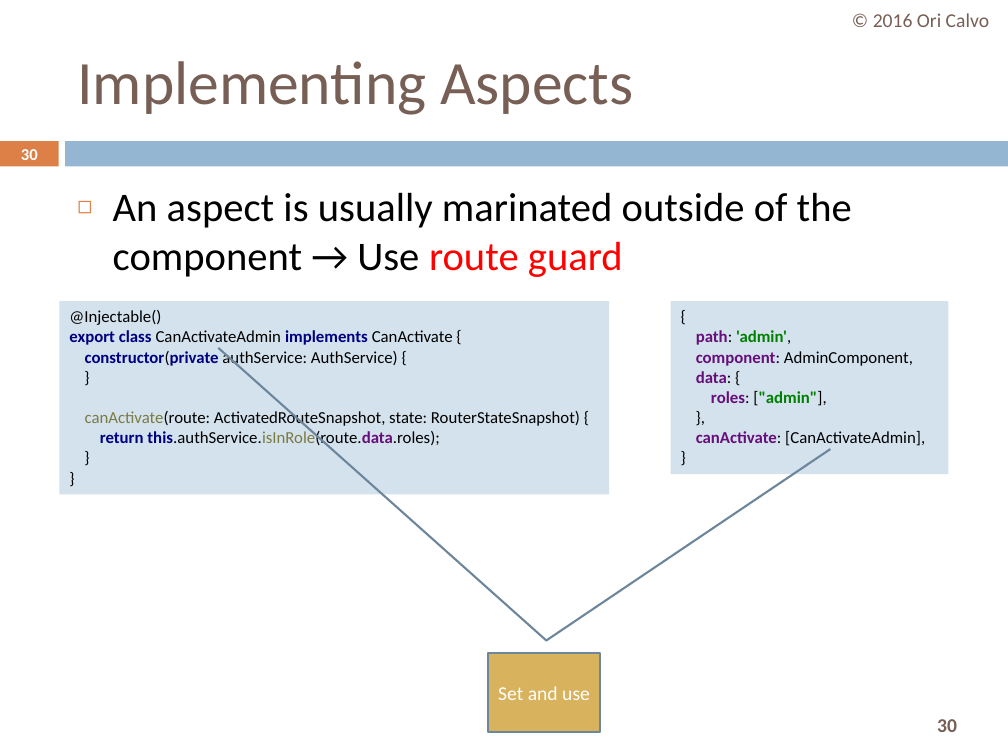
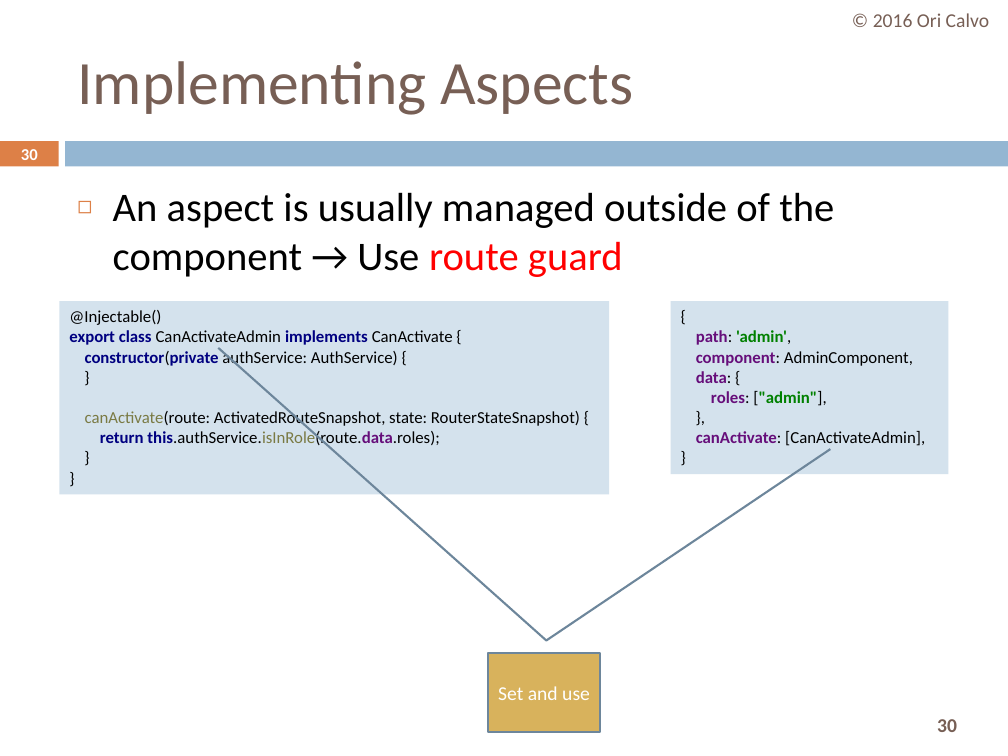
Before and after one commit to oricalvo/course-angular, a slide deck: slide 30 of PPTs/05 Routing.pptx. Drawn at 1008x756 pixels with LibreOffice and Linux fonts; fonts in the diff are those of the drawing. Boxes give left, top, right and bottom in pixels: in the first picture for what was removed or moved away, otherwise in the second. Text is boxed around its words. In the diff, an @@ line names an element or a change of style, - is before the commit and + after.

```diff
--- a/PPTs/05 Routing.pptx
+++ b/PPTs/05 Routing.pptx
@@ text at (x1=113, y1=192, x2=834, y2=277): text changed @@
-◻ An aspect is usually marinated outside of the component → Use route guard
+◻ An aspect is usually managed outside of the component → Use route guard
```
Also in this commit, not shown: 3 other slides changed, 1 slide removed, 2 other files.
